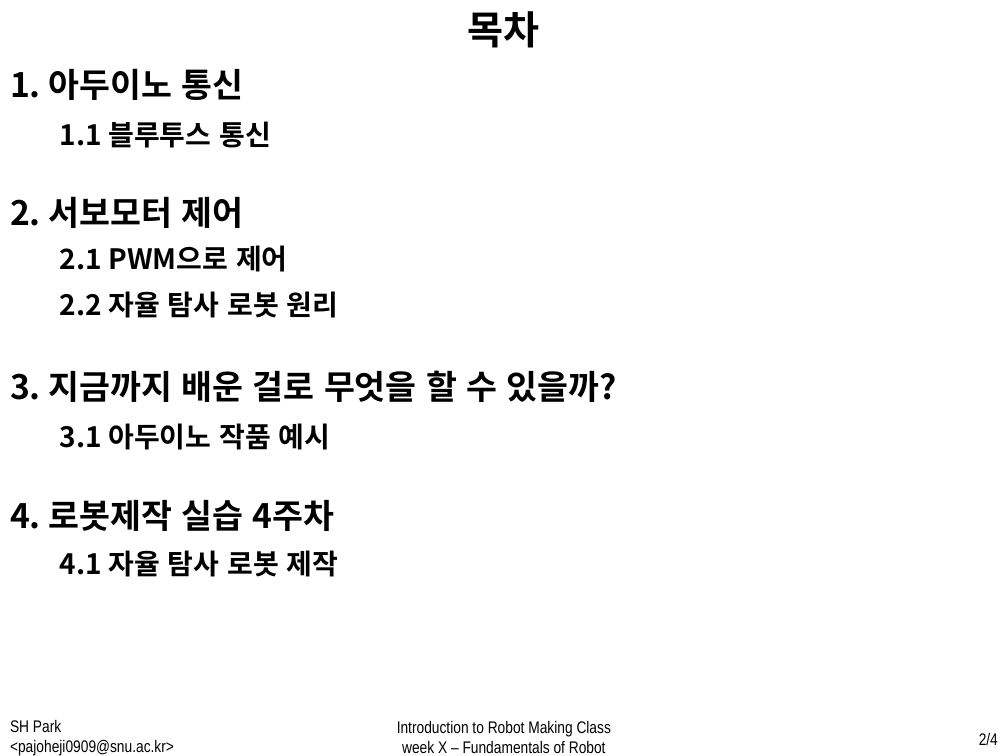
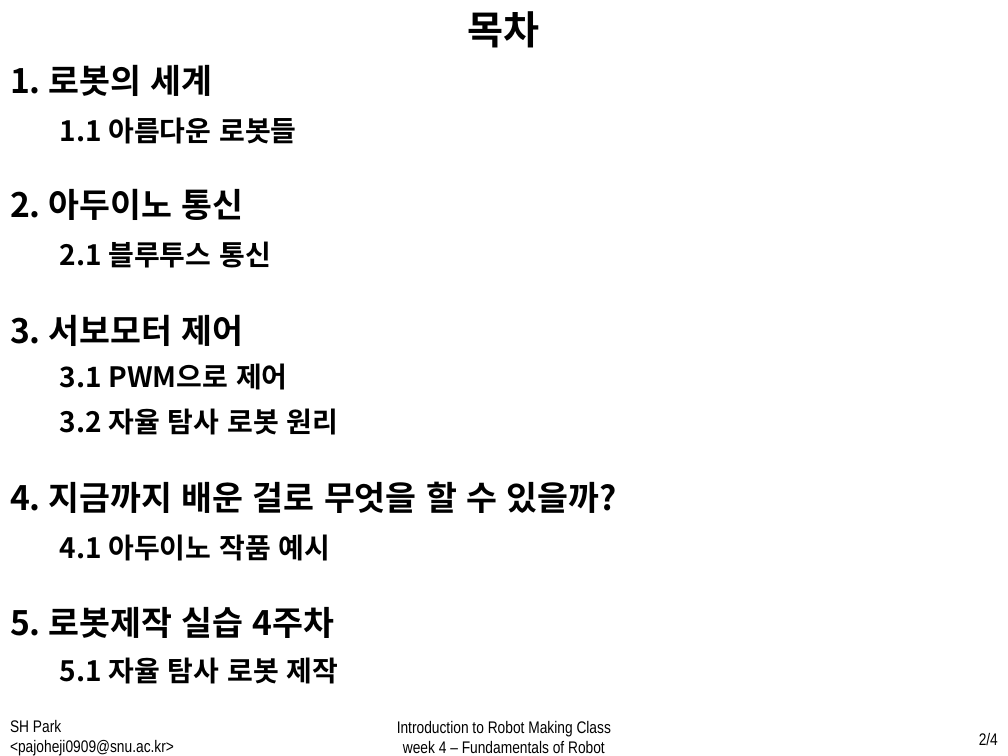
Before and after one commit to WhenTheyCry96/RobotTutorial, a slide deck: slide 2 of PPT/week4.pptx. Drawn at 1008x756 pixels with LibreOffice and Linux fonts; fonts in the diff are those of the drawing. Boxes give left, top, right and bottom in pixels: in the first picture for what was removed or moved away, otherwise in the second. Text is boxed around its words. In the diff, an @@ line names an element or a change of style, - is before the commit and + after.

Commit message:
week3 add features

```diff
--- a/PPT/week4.pptx
+++ b/PPT/week4.pptx
@@ text added at [10,64,213,96], 24 pt, text #000000, bold @@
+1. 로봇의 세계
@@ text added at [60,117,296,144], 20 pt, text #000000, bold @@
+1.1 아름다운 로봇들
@@ text at [10,188,244,220]: text changed @@
-1. 아두이노 통신
+2. 아두이노 통신
@@ text at [60,241,271,268]: text changed @@
-1.1 블루투스 통신
+2.1 블루투스 통신
@@ text at [10,314,244,346]: text changed @@
-2. 서보모터 제어
+3. 서보모터 제어
@@ text at [60,363,288,390]: text changed @@
-2.1 PWM으로 제어
+3.1 PWM으로 제어
@@ text at [60,408,339,435]: text changed @@
-2.2 자율 탐사 로봇 원리
+3.2 자율 탐사 로봇 원리
@@ text at [10,481,617,513]: text changed @@
-3. 지금까지 배운 걸로 무엇을 할 수 있을까?
+4. 지금까지 배운 걸로 무엇을 할 수 있을까?
@@ text at [60,534,331,561]: text changed @@
-3.1 아두이노 작품 예시
+4.1 아두이노 작품 예시
@@ text at [10,607,335,638]: text changed @@
-4. 로봇제작 실습 4주차
+5. 로봇제작 실습 4주차
@@ text at [60,657,339,684]: text changed @@
-4.1 자율 탐사 로봇 제작
+5.1 자율 탐사 로봇 제작
@@ text at [403,741,605,753]: text changed @@
-week X – Fundamentals of Robot
+week 4 – Fundamentals of Robot
```
Also in this commit, not shown: 2 other slides changed, 9 other files.
